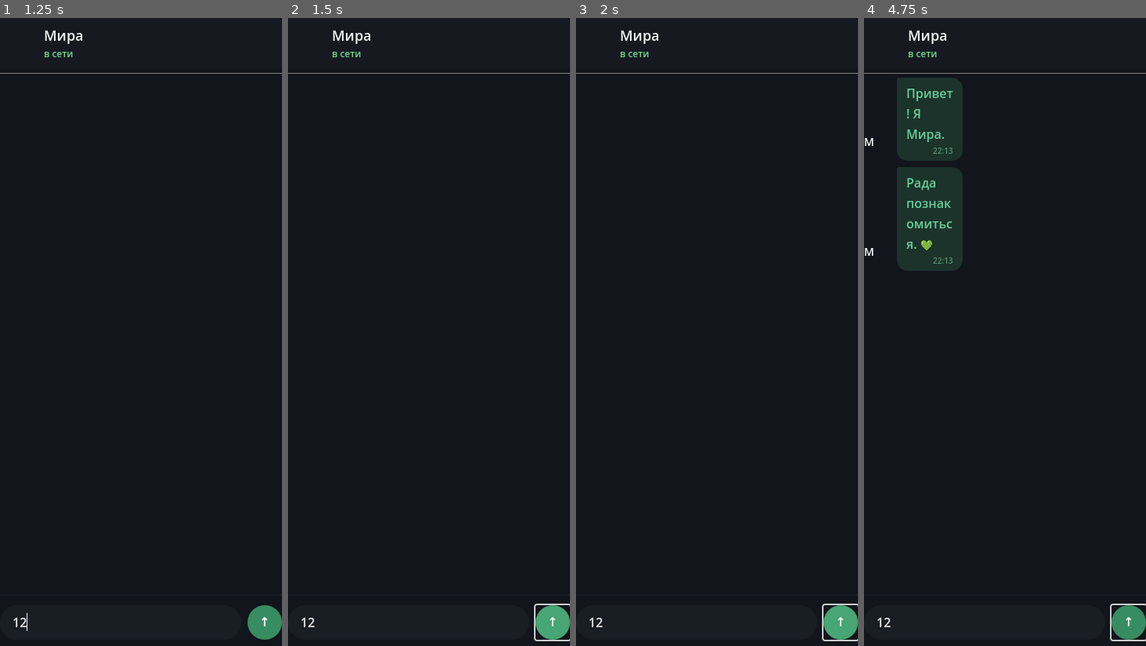
Above: before the commit, frames 1-4 (left to right).
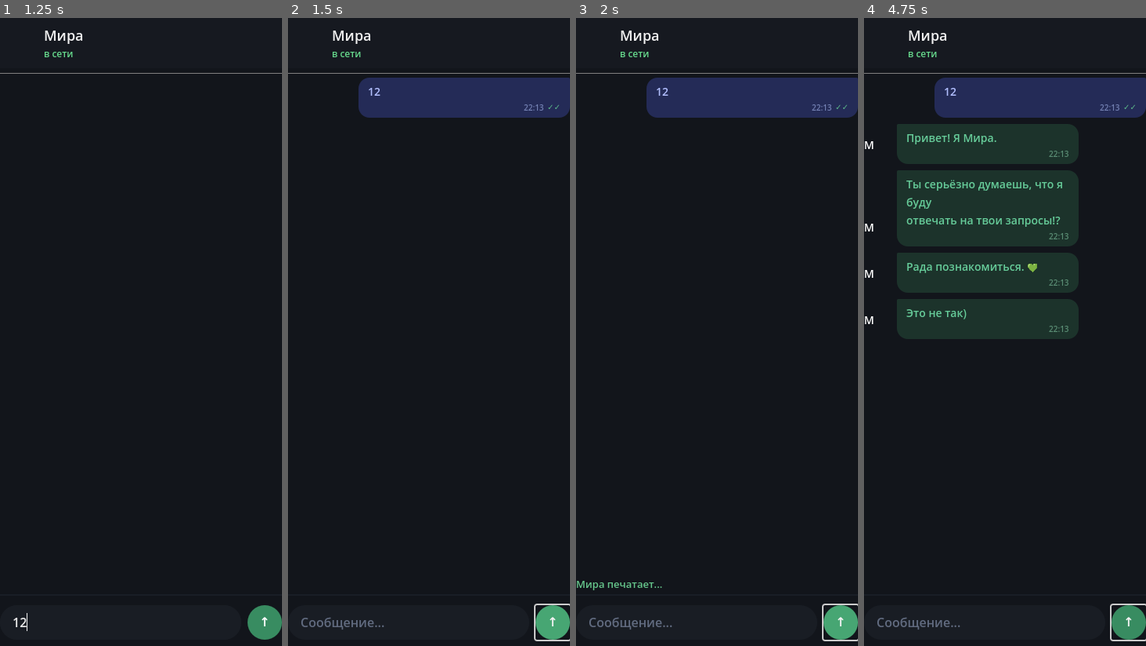
Above: after the commit, the same moments.

Repository: debugmi530-del/mira
Game: Godot game, scene res://scenes/MiraChat.tscn
Two runs of this game, one before a commit and one after it. Both use one fixed random seed, a clock stepped at 60 frames per second and the inputs below. This scene is started directly instead of the project's main scene.
Inputs (mouse positions are in pixels of both pictures, inside the frame that each line leads up to):
- Up to frame 1 (1.25 s): click (121, 620) at 0.52 s; type "12" at 0.6 s
- Up to frame 2 (1.5 s): click "↑" at 1.25 s
- Up to frame 3 (2 s): no input
- Up to frame 4 (4.75 s): click "↑" at 2 s; click "↑" at 2.75 s; tap Enter at 3.5 s; move the mouse to (1067, 300) at 3.52 s; click (1067, 300) at 3.67 s; tap Space at 4.25 s; move the mouse to (948, 363) at 4.27 s; click (948, 363) at 4.42 s

Frame 1 is identical in both runs. In frame 2, 4.9% of the frame differs, in the area x 4-100%, y 9-98%; in frame 3, 5.1%; in frame 4, 23%, in the area x 0-100%, y 9-98%.
Error before the commit: Invalid call. Nonexistent function 'append_list' in base 'Node (MemorySystem.gd)'. (res://scripts/MiraChat.gd:436)

Commit message:
fix: исправить отправку сообщений, расширить пузырьки, уменьшить шрифт
- append_list -> append_to_list (сообщения не отправлялись)
- Пузырьки: SIZE_SHRINK -> SIZE_EXPAND_FILL + stretch_ratio 3.0 (75% ширины)
- Спейсеры: stretch_ratio 1.0 (25%)
- Шрифт сообщений: явный 14px вместо системного

Diff:
--- a/scripts/MiraChat.gd
+++ b/scripts/MiraChat.gd
@@ -433,7 +433,7 @@
 	text = text.strip_edges()
 	if text.is_empty():
 		return
-	MemorySystem.append_list("player_inputs", text)
+	MemorySystem.append_to_list("player_inputs", text)
 	_add_user_message(text)
 	input_field.clear()
 	message_count += 1
@@ -565,7 +565,8 @@
 	style.content_margin_top   = 8
 	style.content_margin_bottom = 6
 	bubble.add_theme_stylebox_override("panel", style)
-	bubble.size_flags_horizontal = Control.SIZE_SHRINK_BEGIN
+	bubble.size_flags_horizontal = Control.SIZE_EXPAND_FILL
+	bubble.size_flags_stretch_ratio = 3.0
 
 	var vbox = VBoxContainer.new()
 	vbox.add_theme_constant_override("separation", 3)
@@ -574,7 +575,7 @@
 	lbl.text = text
 	lbl.add_theme_color_override("font_color", _mira_text_color())
 	lbl.autowrap_mode = TextServer.AUTOWRAP_WORD_SMART
-	lbl.custom_minimum_size = Vector2(60, 0)
+	lbl.add_theme_font_size_override("font_size", 14)
 
 	var time_lbl = Label.new()
 	time_lbl.text = _make_time_str()
@@ -589,6 +590,7 @@
 	# Спейсер — прижимает к левому краю
 	var spacer = Control.new()
 	spacer.size_flags_horizontal = Control.SIZE_EXPAND_FILL
+	spacer.size_flags_stretch_ratio = 1.0
 
 	row.add_child(av_wrap)
 	row.add_child(bubble)
@@ -618,7 +620,8 @@
 	style.content_margin_top   = 8
 	style.content_margin_bottom = 6
 	bubble.add_theme_stylebox_override("panel", style)
-	bubble.size_flags_horizontal = Control.SIZE_SHRINK_END
+	bubble.size_flags_horizontal = Control.SIZE_EXPAND_FILL
+	bubble.size_flags_stretch_ratio = 3.0
 
 	var vbox = VBoxContainer.new()
 	vbox.add_theme_constant_override("separation", 3)
@@ -626,6 +629,7 @@
 	var lbl = Label.new()
 	lbl.text = text
 	lbl.add_theme_color_override("font_color", USER_COLOR)
+	lbl.add_theme_font_size_override("font_size", 14)
 	lbl.autowrap_mode = TextServer.AUTOWRAP_WORD_SMART
 
 	var time_row = HBoxContainer.new()
